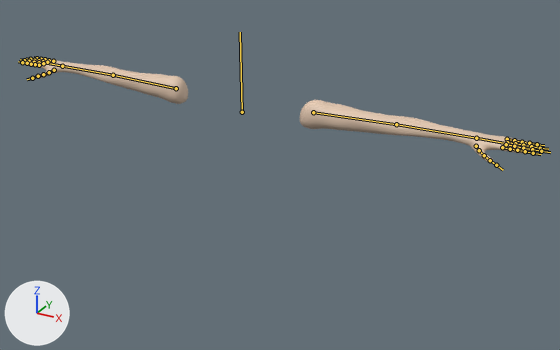
What one commit did to the FBX model Progetto_SVG/Assets/Assets/Models/PlayerArms.fbx.
Before and after are seen from a 50 mm camera at (1.59, -2.57, 1.04) aimed at (0.21, -0.06, -0.21). Arrows for +X, +Y and +Z are at lower left; the lights stay in place. The bones that bend it are drawn over the model as lines.
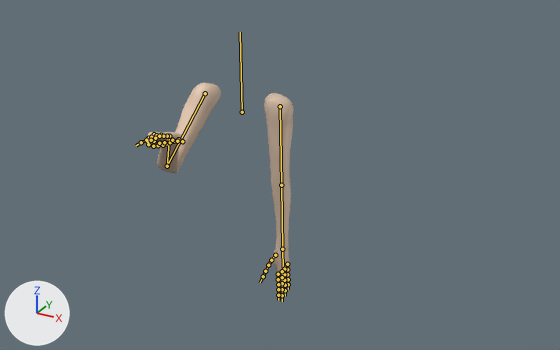
The newer file adds an action. The first version stands in its rest pose; the second is drawn at frame 1 of the action 'Armature|GetQuizPaper'.

Changed parts and their boxes (x1, y1, x2, y2) in the pictures (560 x 350 px):
'Plane', posed (71% narrower, 98% taller)
    before: (26, 58, 535, 163)
    after: (145, 83, 293, 292)
bone 'Bicep.L', root to tip
    before: (313, 112) to (396, 124)
    after: (280, 106) to (281, 185)
bone 'Arm.L', root to tip
    before: (396, 124) to (476, 138)
    after: (281, 185) to (282, 249)
bone 'Bicep.R', root to tip
    before: (176, 88) to (113, 75)
    after: (205, 93) to (167, 166)
bone 'Arm.R', root to tip
    before: (113, 75) to (62, 66)
    after: (167, 166) to (169, 136)
bone 'Hand.R', root to tip
    before: (62, 66) to (47, 63)
    after: (169, 136) to (158, 136)
bone 'Pinky1.R', root to tip
    before: (53, 61) to (49, 60)
    after: (148, 138) to (148, 144)
bone 'Pinky2.R', root to tip
    before: (49, 60) to (45, 59)
    after: (148, 144) to (153, 146)
bone 'Pinky3.R', root to tip
    before: (45, 59) to (41, 59)
    after: (153, 146) to (158, 145)
bone 'Ring1.R', root to tip
    before: (47, 62) to (43, 61)
    after: (154, 134) to (154, 141)
bone 'Ring2.R', root to tip
    before: (43, 61) to (39, 60)
    after: (154, 141) to (159, 143)
bone 'Ring3.R', root to tip
    before: (39, 60) to (34, 60)
    after: (159, 143) to (164, 142)
bone 'Middle1.R', root to tip
    before: (43, 63) to (39, 62)
    after: (161, 135) to (156, 135)
bone 'Middle3.R', root to tip
    before: (34, 62) to (29, 61)
    after: (151, 137) to (146, 140)
bone 'Index1.R', root to tip
    before: (39, 65) to (35, 64)
    after: (167, 136) to (163, 136)
bone 'Index3.R', root to tip
    before: (31, 64) to (27, 63)
    after: (159, 136) to (155, 138)
bone 'Thumb1.R', root to tip
    before: (54, 70) to (49, 72)
    after: (178, 139) to (182, 141)
bone 'Thumb2.R', root to tip
    before: (49, 72) to (43, 74)
    after: (182, 141) to (182, 141)
bone 'Thumb3.R', root to tip
    before: (43, 74) to (38, 76)
    after: (182, 141) to (177, 141)

The change in detail:
Bone 'Bicep.L' (bone_bicep_l) moves from (0.0, 0.0, 0.0) to (-0.02, -0.6, 0.0).
Bone 'Bicep.L' (bone_bicep_l) turns from (0, 0, 0) to (0, 0, -90) degrees about its own x, y and z.
Bone 'Arm.L' (bone_arm_l) turns from (0, 0, 0) to (0, 0, 1) degrees about its own x, y and z.
Bone 'Bicep.R' (bone_bicep_r) moves from (0.0, 0.0, 0.0) to (0.02, -0.6, 0.0).
Bone 'Bicep.R' (bone_bicep_r) turns from (0, 0, 0) to (61, -49, 24) degrees about its own x, y and z.
Bone 'Arm.R' (bone_arm_r) turns from (0, 0, 0) to (42, 23, -99) degrees about its own x, y and z.
Bone 'Hand.R' (bone_hand_r) turns from (0, 0, 0) to (-20, 16, 25) degrees about its own x, y and z.
Bone 'Pinky1.R' (bone_pinky1_r) moves from (0.0, 0.0, 0.0) to (-0.03, -0.01, 0.01).
Bone 'Pinky1.R' (bone_pinky1_r) turns from (0, 0, 0) to (10, 13, 71) degrees about its own x, y and z.
Bone 'Pinky2.R' (bone_pinky2_r) turns from (0, 0, 0) to (4, 30, 95) degrees about its own x, y and z.
Bone 'Pinky3.R' (bone_pinky3_r) turns from (0, 0, 0) to (-4, 4, 17) degrees about its own x, y and z.
Bone 'Ring1.R' (bone_ring1_r) moves from (0.0, 0.0, 0.0) to (0.03, -0.02, -0.01).
Bone 'Ring1.R' (bone_ring1_r) turns from (0, 0, 0) to (12, 15, 72) degrees about its own x, y and z.
Bone 'Ring2.R' (bone_ring2_r) turns from (0, 0, 0) to (4, 34, 94) degrees about its own x, y and z.
Bone 'Ring3.R' (bone_ring3_r) turns from (0, 0, 0) to (-5, 5, 17) degrees about its own x, y and z.
Bone 'Middle1.R' (bone_middle1_r) moves from (0.0, 0.0, 0.0) to (0.02, -0.02, 0.01).
Bone 'Middle1.R' (bone_middle1_r) turns from (0, 0, 0) to (-8, -9, 8) degrees about its own x, y and z.
Bone 'Middle3.R' (bone_middle3_r) turns from (0, 0, 0) to (-3, -24, 12) degrees about its own x, y and z.
Bone 'Index1.R' (bone_index1_r) moves from (0.0, 0.0, 0.0) to (0.0, 0.0, -0.02).
Bone 'Index1.R' (bone_index1_r) turns from (0, 0, 0) to (-7, 9, -1) degrees about its own x, y and z.
Bone 'Index3.R' (bone_index3_r) turns from (0, 0, 0) to (-12, -46, 21) degrees about its own x, y and z.
Bone 'Thumb1.R' (bone_thumb1_r) turns from (0, 0, 0) to (11, -3, -3) degrees about its own x, y and z.
Bone 'Thumb2.R' (bone_thumb2_r) turns from (0, 0, 0) to (-24, -36, 2) degrees about its own x, y and z.
Bone 'Thumb3.R' (bone_thumb3_r) turns from (0, 0, 0) to (-25, 16, 10) degrees about its own x, y and z.
